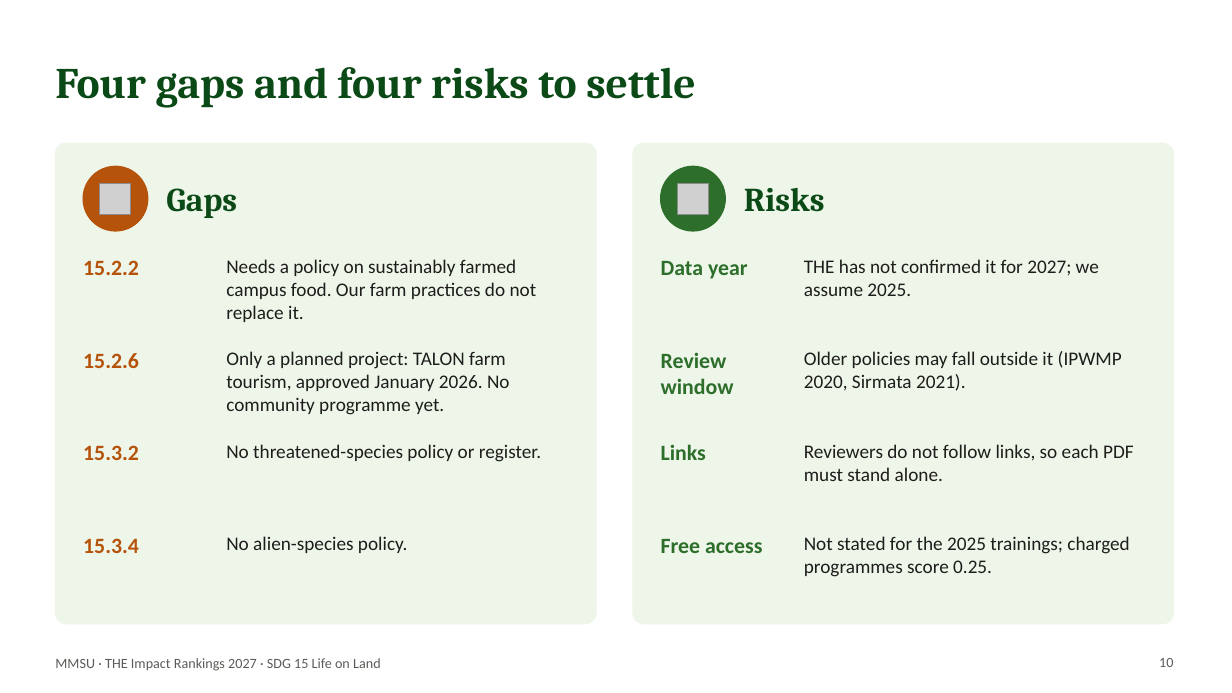
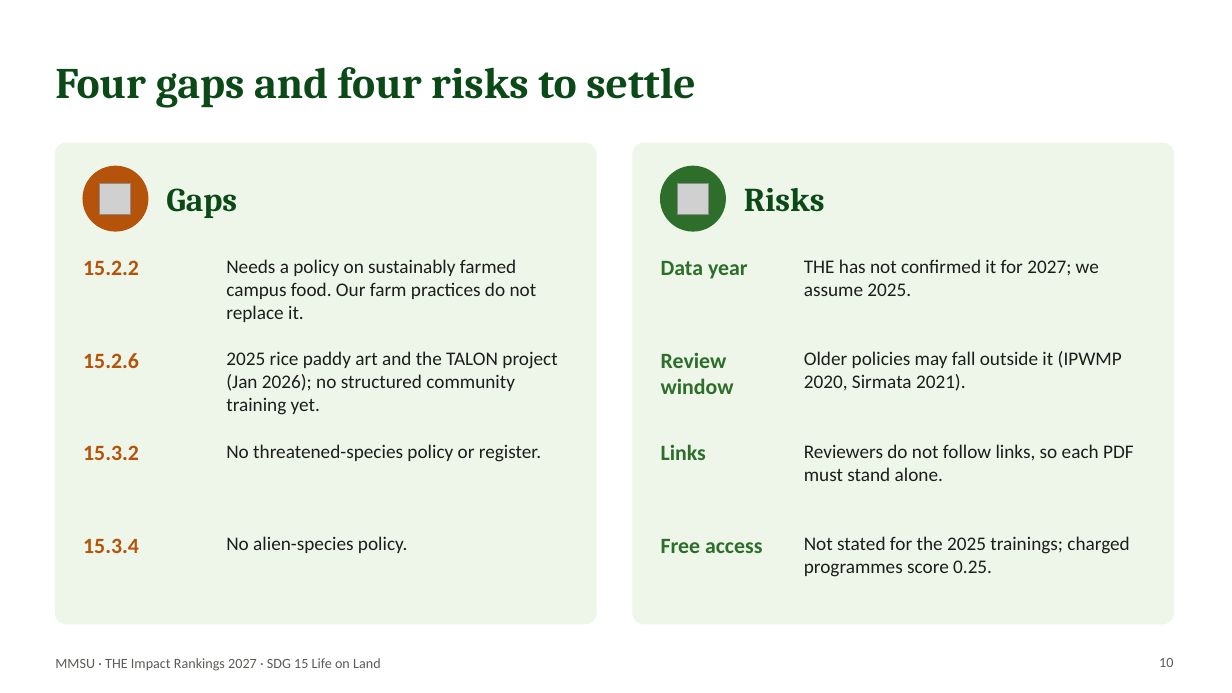
Before and after one commit to BhinoSTV/MMSUGreenDashboard, a slide deck: slide 10 of submission/sdg15/team-update/SDG15_Team_Update_2026-10-30.pptx. Drawn at 1232x693 pixels with LibreOffice and Linux fonts; fonts in the diff are those of the drawing; grey boxes stand for pictures. Boxes give left, top, right and bottom in pixels: in the first picture for what was removed or moved away, otherwise in the second. Text is boxed around its words. In the diff, an @@ line names an element or a change of style, - is before the commit and + after.

```diff
--- a/submission/sdg15/team-update/SDG15_Team_Update_2026-10-30.pptx
+++ b/submission/sdg15/team-update/SDG15_Team_Update_2026-10-30.pptx
@@ text at (226,351,557,415): text changed @@
-Only a planned project: TALON farm tourism, approved January 2026. No community programme yet.
+2025 rice paddy art and the TALON project (Jan 2026); no structured community training yet.
```
Also in this commit, not shown: 1 other slide changed, 22 other files.
